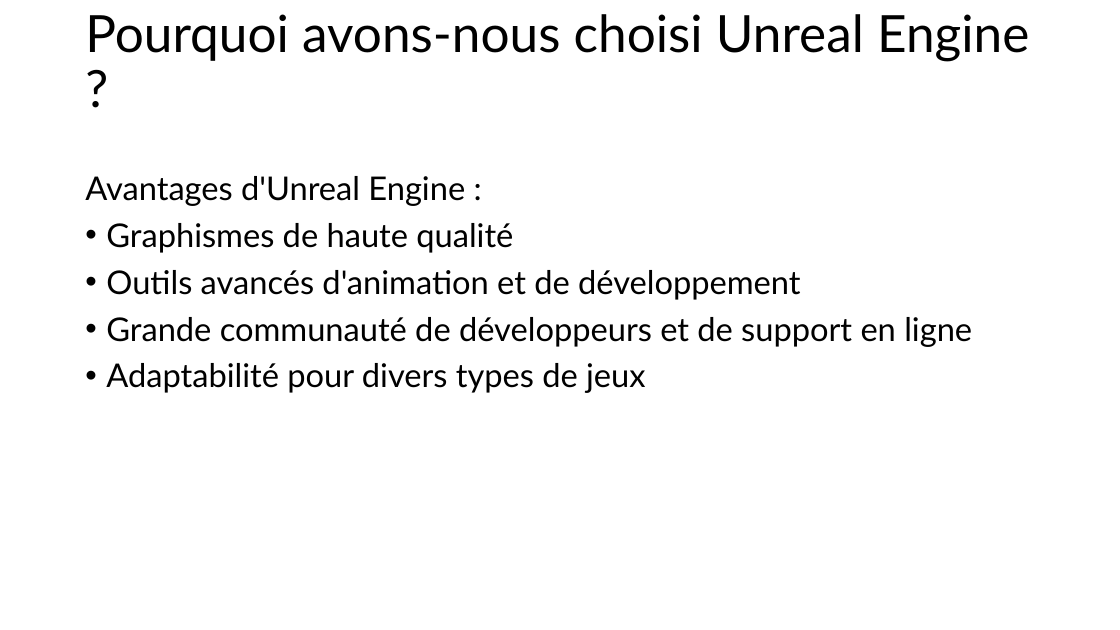
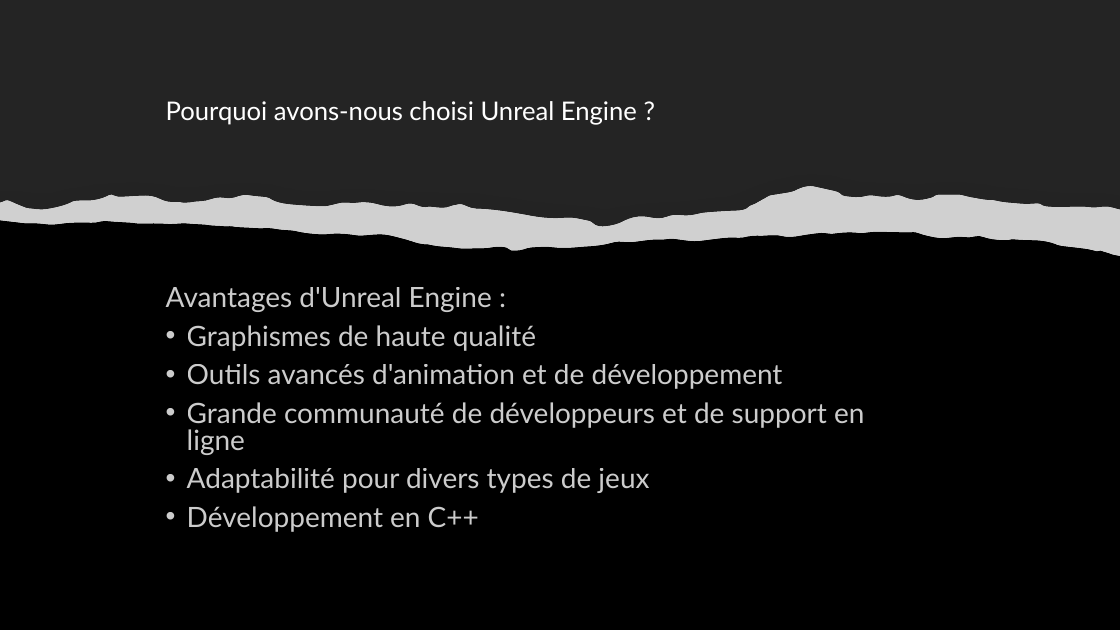
Before and after one commit to CyrilDevaux/rendu-LIFPROJET-groupe-devaux-gifu, a slide deck: slide 2 of Jeu RPG 3D avec Unreal.pptx. Drawn at 1120x630 pixels with LibreOffice and Linux fonts; fonts in the diff are those of the drawing; grey boxes stand for pictures. Boxes give left, top, right and bottom in pixels: in the first picture for what was removed or moved away, otherwise in the second. Text is boxed around its words. In the diff, an @@ line names an element or a change of style, - is before the commit and + after.

```diff
--- a/Jeu RPG 3D avec Unreal.pptx
+++ b/Jeu RPG 3D avec Unreal.pptx
@@ background #FFFFFF to #000000 @@
@@ freeform shape added at [0,0,1120,235], fill #FFFFFF @@
@@ freeform shape added at [0,0,1120,235], fill #000000 at 86% opacity @@
@@ title "Pourquoi avons-nous choisi Unreal Engine ...": place and size @@
-title "Pourquoi avons-nous choisi Unreal Engine ..." at [85,14,1029,62]
+title "Pourquoi avons-nous choisi Unreal Engine ..." at [166,101,637,125]
@@ title "Pourquoi avons-nous choisi Unreal Engine ..." at [166,101,637,125]: size 44 to 22 pt, text colour #000000 to #FFFFFF; vertical alignment middle to bottom @@
@@ freeform shape added at [0,187,1120,256], fill #FFFFFF @@
@@ picture added at [0,187,1120,256] @@
@@ text "Avantages d'Unreal Engine :": place and size @@
-text "Avantages d'Unreal Engine :" at [85,176,972,393]
+text "Avantages d'Unreal Engine :" at [166,287,864,532]
@@ text at [166,287,864,493]: size 28 to 24 pt, text colour #000000 to #FFFFFF at 80% opacity; line spacing 0.9 to 0.8 @@
@@ text at [187,506,479,532]: paragraph added @@
+• Développement en C++
```
Also in this commit, not shown: 1 other slide changed.
